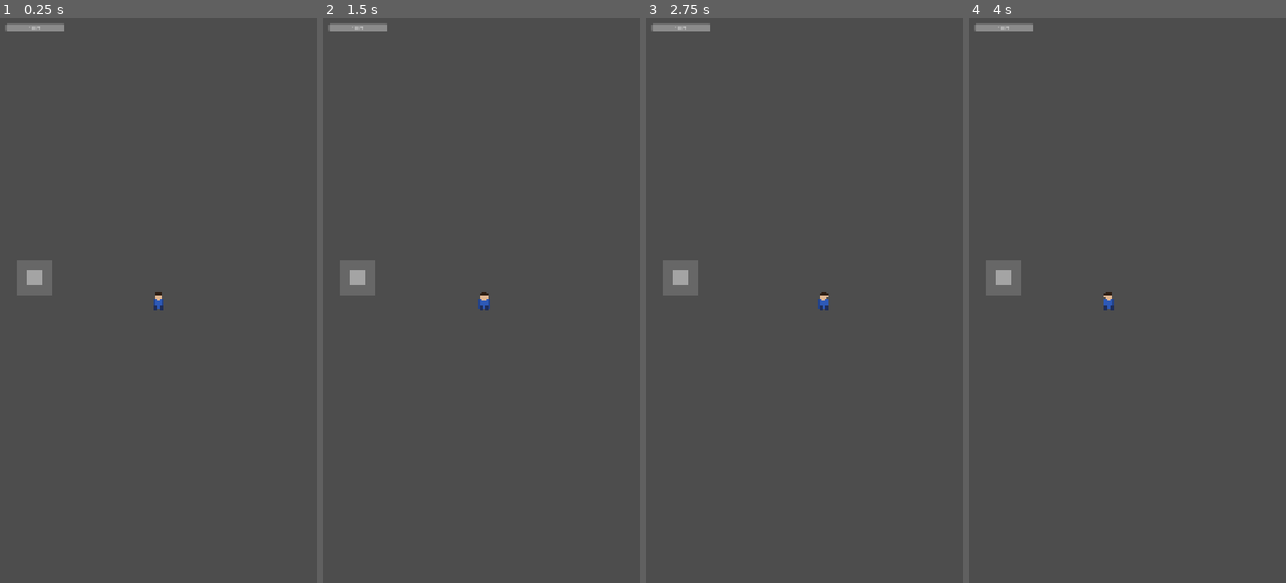
Above: before the commit, frames 1-4 (left to right).
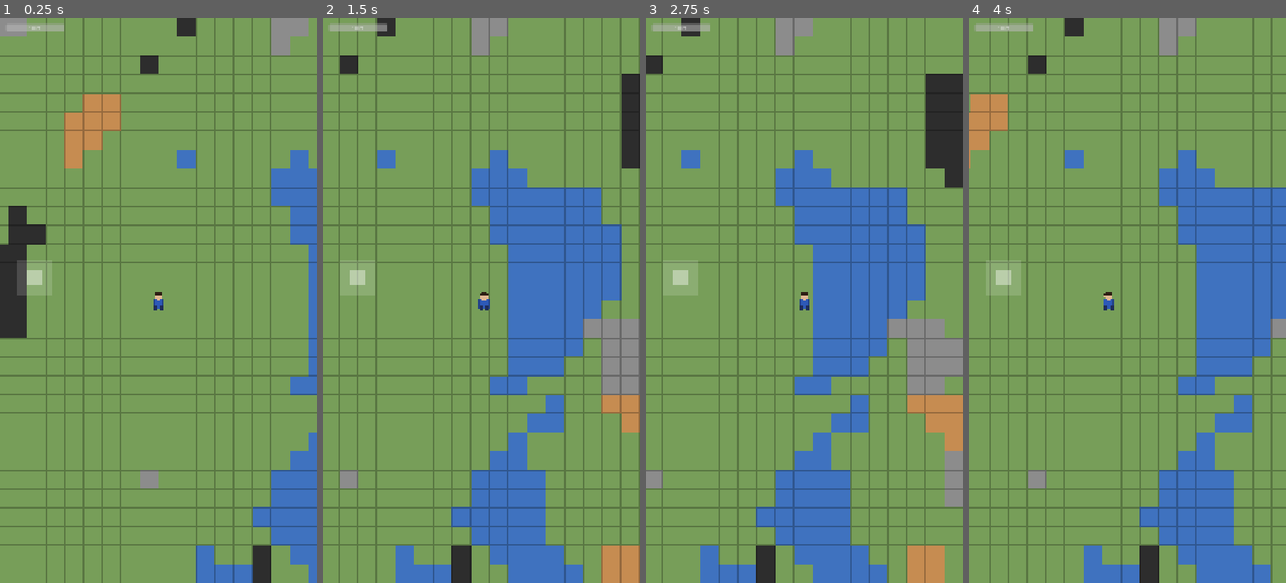
Above: after the commit, the same moments.

Repository: p-scott-0/ironveil
Game: Godot game, scene res://scenes/world/World.tscn
Same seed, same stepped clock (60 frames per second), same inputs: the game is played once before the commit and once after it.
Inputs (mouse positions are in pixels of both pictures, inside the frame that each line leads up to):
- Up to frame 1 (0.25 s): no input
- Up to frame 2 (1.5 s): tap Enter at 0.5 s; move the mouse to (551, 272) at 0.52 s; hold D (move_right) 0.53-1.25 s; click (551, 272) at 0.67 s; drag from (418, 328) to (465, 413) at 1.27 s
- Up to frame 3 (2.75 s): move the mouse to (836, 176) at 2.02 s; hold D (move_right) from 2.03 s (still down)
- Up to frame 4 (4 s): release D (move_right) at 2.75 s; drag from (1111, 413) to (1032, 215) at 2.77 s; tap Space at 3.5 s; move the mouse to (1222, 385) at 3.52 s; hold A (move_left) from 3.53 s (still down)

The runs differ from the first frame. In frame 1, 100% of the frame differs, in the area x 0-100%, y 0-100%; in frame 2, 100%; in frame 3, 100%; in frame 4, 100%.
Error before the commit: Parse Error: Cannot infer the type of "bonus" variable because the value doesn't have a set type. (res://scripts/world/WorldGenerator.gd:104)

Commit message:
Fix: explicit float types on clamp() results

Diff:
--- a/scripts/world/WorldGenerator.gd
+++ b/scripts/world/WorldGenerator.gd
@@ -99,9 +99,9 @@
 				# Distance from spawn drives patch abundance.
 				# Closer to spawn = small/rare patches (safe clearing zone).
 				# Further out = larger, denser patches (reward exploration).
-				var dist        := Vector2(wx, wy).length()
-				var dist_factor := clamp(dist / SCALE_DISTANCE, 0.0, 1.0)
-				var bonus       := dist_factor * SCALE_AMOUNT
+				var dist: float        = Vector2(wx, wy).length()
+				var dist_factor: float = clamp(dist / SCALE_DISTANCE, 0.0, 1.0)
+				var bonus: float       = dist_factor * SCALE_AMOUNT
 
 				var iron  := iron_noise.get_noise_2d(wx, wy)
 				var coal  := coal_noise.get_noise_2d(wx, wy)
